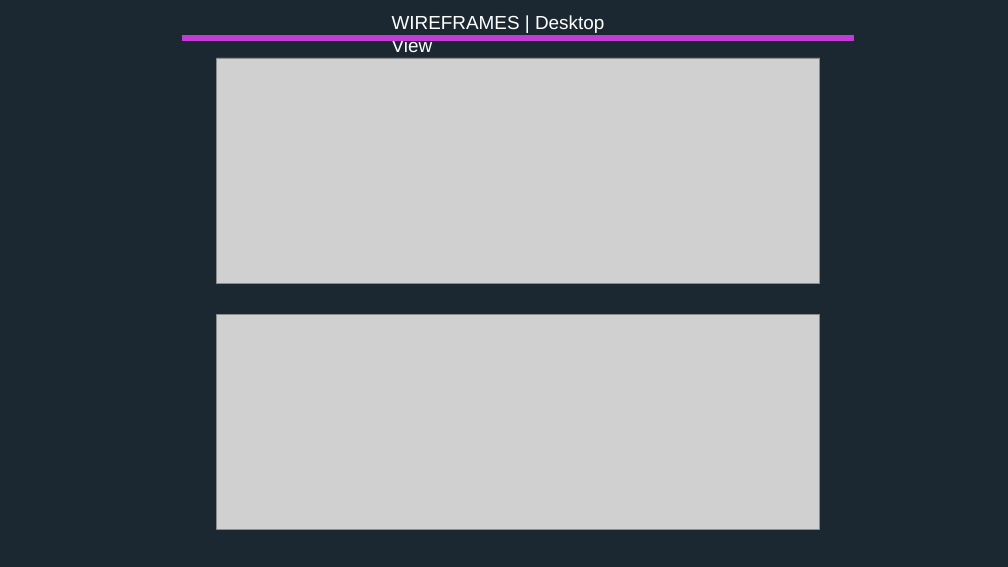
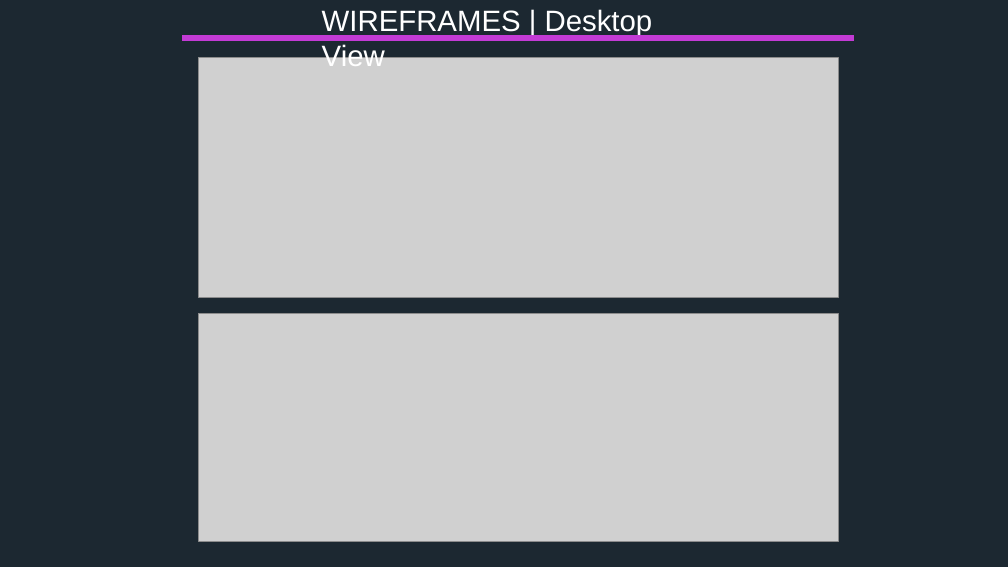
Before and after one commit to mdart86/Portfolio_Website, a slide deck: slide 5 of Michael-Dart_T1A2 Slidedeck.pptx. Drawn at 1008x567 pixels with LibreOffice and Linux fonts; fonts in the diff are those of the drawing; grey boxes stand for pictures. Boxes give left, top, right and bottom in pixels: in the first picture for what was removed or moved away, otherwise in the second. Text is boxed around its words. In the diff, an @@ line names an element or a change of style, - is before the commit and + after.

```diff
--- a/Michael-Dart_T1A2 Slidedeck.pptx
+++ b/Michael-Dart_T1A2 Slidedeck.pptx
@@ text "WIREFRAMES | Desktop View": place and size @@
-text "WIREFRAMES | Desktop View" at [392,15,604,52]
+text "WIREFRAMES | Desktop View" at [322,9,653,66]
@@ text "WIREFRAMES | Desktop View" at [322,9,653,66]: size 18 to 28 pt @@
@@ picture: place and size @@
-picture at [217,58,820,284]
+picture at [198,57,839,297]
@@ picture: place and size @@
-picture at [217,315,820,529]
+picture at [198,314,839,541]
```
Also in this commit, not shown: 7 other slides changed, 1 slide added, 5 other files.
